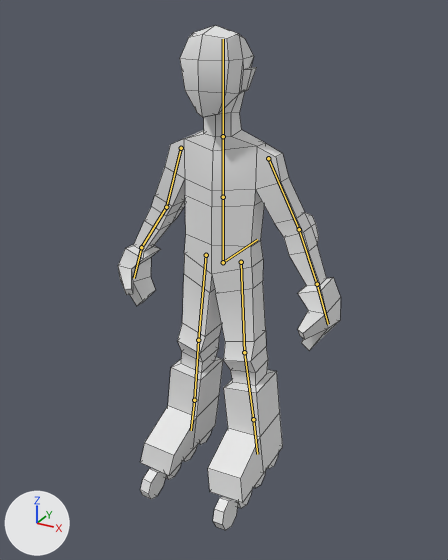
What one commit did to the Blender file models/characters/roller_rail_animations.blend.
Before and after are seen from a 50 mm camera at (0.895, -1.624, 1.572) aimed at (0.006, -0.007, 0.764). The lights are fixed; the arrows at lower left show +X, +Y and +Z. The bones that bend it are drawn over the model as lines. Mesh edges are drawn as thin lines.
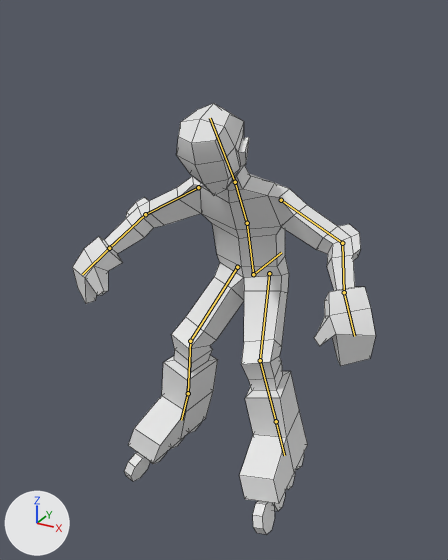
The newer file adds an action. The first version stands in its rest pose; the second is drawn at frame 0 of the action 'rail_idle-loop'.

What the commit changed:
Bone 'root' (bone_root) moves from (0.0, 0.0, 0.0) to (0.0, 0.223, -0.124).
Bone 'spine1' (bone_spine1) turns from (0, 0, 0) to (15, 0, 0) degrees about its own x, y and z.
Bone 'spine2' (bone_spine2) turns from (0, 0, 0) to (14, 0, 0) degrees about its own x, y and z.
Bone 'head' (bone_head) turns from (0, 0, 0) to (6, 0, 0) degrees about its own x, y and z.
Bone 'shoulder_l' (bone_shoulder_l) turns from (0, 0, 0) to (21, -1, 46) degrees about its own x, y and z.
Bone 'elbow_l' (bone_elbow_l) turns from (0, 0, 0) to (32, 0, 0) degrees about its own x, y and z.
Bone 'shoulder_r' (bone_shoulder_r) turns from (0, 0, 0) to (20, -5, -52) degrees about its own x, y and z.
Bone 'elbow_r' (bone_elbow_r) turns from (0, 0, 0) to (25, 0, 0) degrees about its own x, y and z.
Bone 'hip_l' (bone_hip_l) moves from (0.0, 0.0, 0.0) to (0.002, -0.001, 0.0).
Bone 'hip_l' (bone_hip_l) turns from (0, 0, 0) to (10, -2, -42) degrees about its own x, y and z.
Bone 'knee_l' (bone_knee_l) moves from (0.0, 0.0, 0.0) to (-0.005, -0.006, 0.0).
Bone 'knee_l' (bone_knee_l) turns from (0, 0, 0) to (0, 0, 48) degrees about its own x, y and z.
Bone 'foot_l' (bone_foot_l) moves from (0.0, 0.0, 0.0) to (0.005, -0.004, 0.0).
Bone 'foot_l' (bone_foot_l) turns from (0, 0, 0) to (3, 5, -5) degrees about its own x, y and z.
Bone 'hip_r' (bone_hip_r) moves from (0.0, 0.0, 0.0) to (0.002, -0.002, 0.0).
Bone 'hip_r' (bone_hip_r) turns from (0, 0, 0) to (-10, 3, -42) degrees about its own x, y and z.
Bone 'knee_r' (bone_knee_r) moves from (0.0, 0.0, 0.0) to (-0.005, -0.006, 0.0).
Bone 'knee_r' (bone_knee_r) turns from (0, 0, 0) to (0, 0, 48) degrees about its own x, y and z.
Bone 'foot_r' (bone_foot_r) moves from (0.0, 0.0, 0.0) to (0.005, -0.005, 0.0).
Bone 'foot_r' (bone_foot_r) turns from (0, 0, 0) to (-3, -5, -5) degrees about its own x, y and z.

Pixel boxes [x1, y1, x2, y2] of what changed, in the pictures (448 x 560 px):
'Cube', posed (36% wider, 15% shorter)
    before: [118, 25, 341, 530]
    after: [73, 103, 376, 534]
bone 'root', root to tip
    before: (223, 262) to (257, 239)
    after: (253, 274) to (281, 252)
bone 'spine1', root to tip
    before: (223, 262) to (223, 197)
    after: (253, 274) to (247, 223)
bone 'spine2', root to tip
    before: (223, 197) to (223, 136)
    after: (247, 223) to (235, 182)
bone 'head', root to tip
    before: (223, 136) to (223, 39)
    after: (235, 182) to (210, 118)
bone 'shoulder_l', root to tip
    before: (268, 158) to (299, 229)
    after: (281, 200) to (342, 243)
bone 'elbow_l', root to tip
    before: (299, 229) to (317, 284)
    after: (342, 243) to (344, 292)
bone 'shoulder_r', root to tip
    before: (181, 148) to (166, 207)
    after: (198, 187) to (145, 214)
bone 'elbow_r', root to tip
    before: (166, 207) to (141, 247)
    after: (145, 214) to (109, 248)
bone 'hip_l', root to tip
    before: (241, 262) to (244, 352)
    after: (269, 273) to (260, 360)
bone 'knee_l', root to tip
    before: (244, 352) to (253, 419)
    after: (260, 360) to (276, 421)
bone 'foot_l', root to tip
    before: (253, 419) to (257, 454)
    after: (276, 421) to (284, 455)
bone 'hip_r', root to tip
    before: (206, 255) to (198, 340)
    after: (237, 267) to (190, 341)
bone 'knee_r', root to tip
    before: (198, 340) to (194, 400)
    after: (190, 341) to (188, 393)
bone 'foot_r', root to tip
    before: (194, 400) to (191, 430)
    after: (188, 393) to (181, 420)
